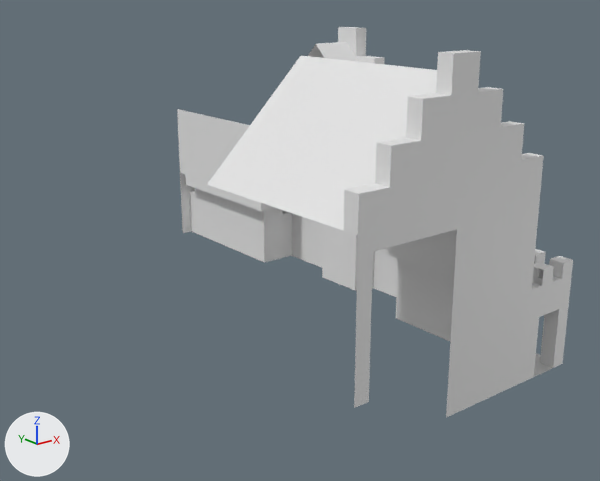
The glTF model src/assets/guardhouse.glb as it was, and as the next commit left it.
Rendered twice from a 50 mm camera at (-42.8, -44.8, 23.4) aimed at (-7.2, -0.3, 5.6). Arrows for +X, +Y and +Z are at lower left; the lights stay in place. Materials are left out; every surface is plain grey. Vertices at the same position are counted once.
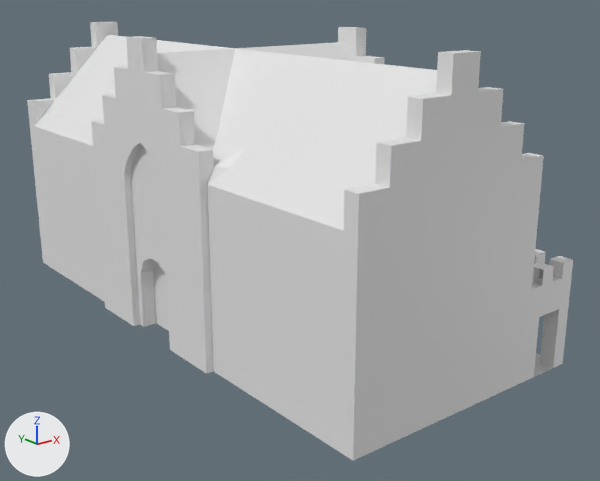
The newer file is also turned or shifted as a whole; pictures and numbers use the older file's frame.

The change, as a list of edits to the scene's bpy script:
```text
Change me_mesh_0:
    used by ob_mesh_0; location = (0.0, 0.0, 0.0)
    remove me_mesh_0.from_pydata(...)  # 1780 vertices, 3410 faces; spans x -17.5..0.5, y -17.5..22.5, z -1.0..20.0
    add me_mesh_0.from_pydata(...)  # 3250 vertices, 6262 faces; spans x -18.0..0.5, y -17.5..22.5, z -1.0..20.0
    me_mesh_0 part 1: 1 vertex removed from x -16.5, y -4.5, z 13.0; 1472 vertices added at x -18.0..-3.5, y -17.5..22.5, z 0.0..20.0
```

Where the change shows, as pixel boxes [x1, y1, x2, y2] in the pictures (600 x 481 px):
'Mesh_0', reshaped (38% wider, 13% taller): before [177, 27, 573, 417]; after [27, 22, 573, 461]
part 1 of me_mesh_0, built on: before [208, 147, 238, 183]; after [27, 22, 457, 461]
